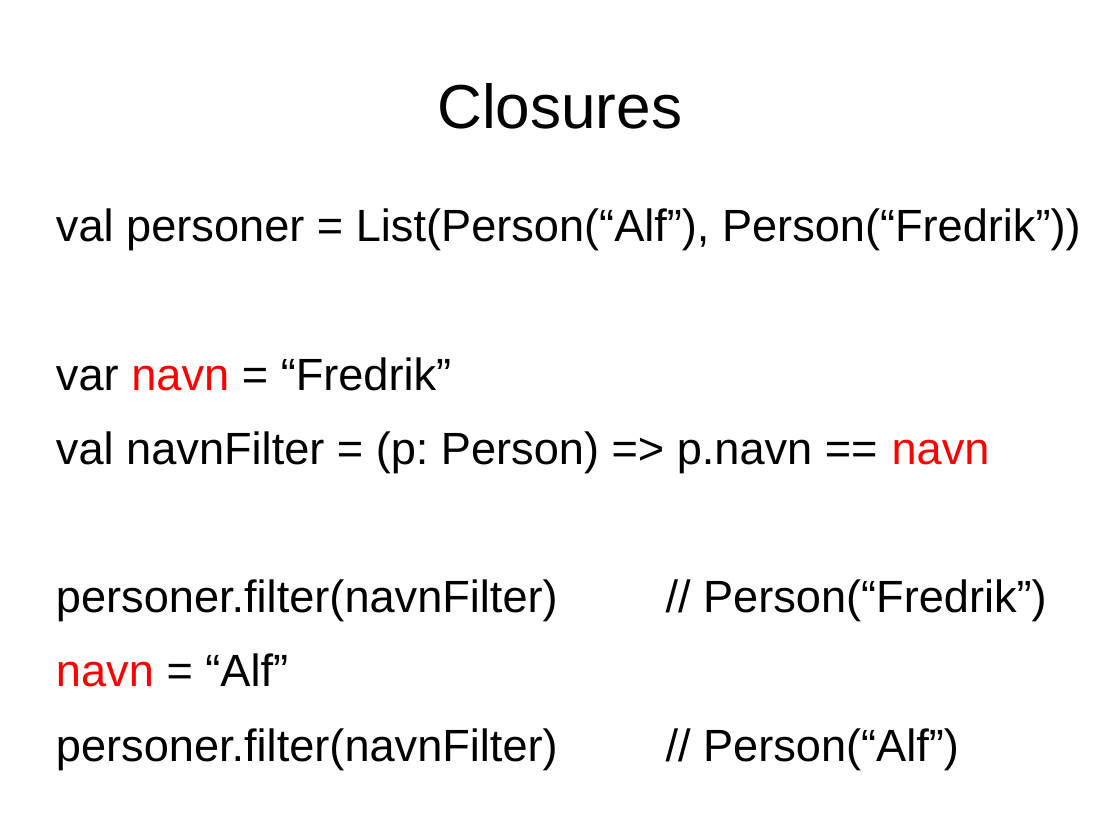
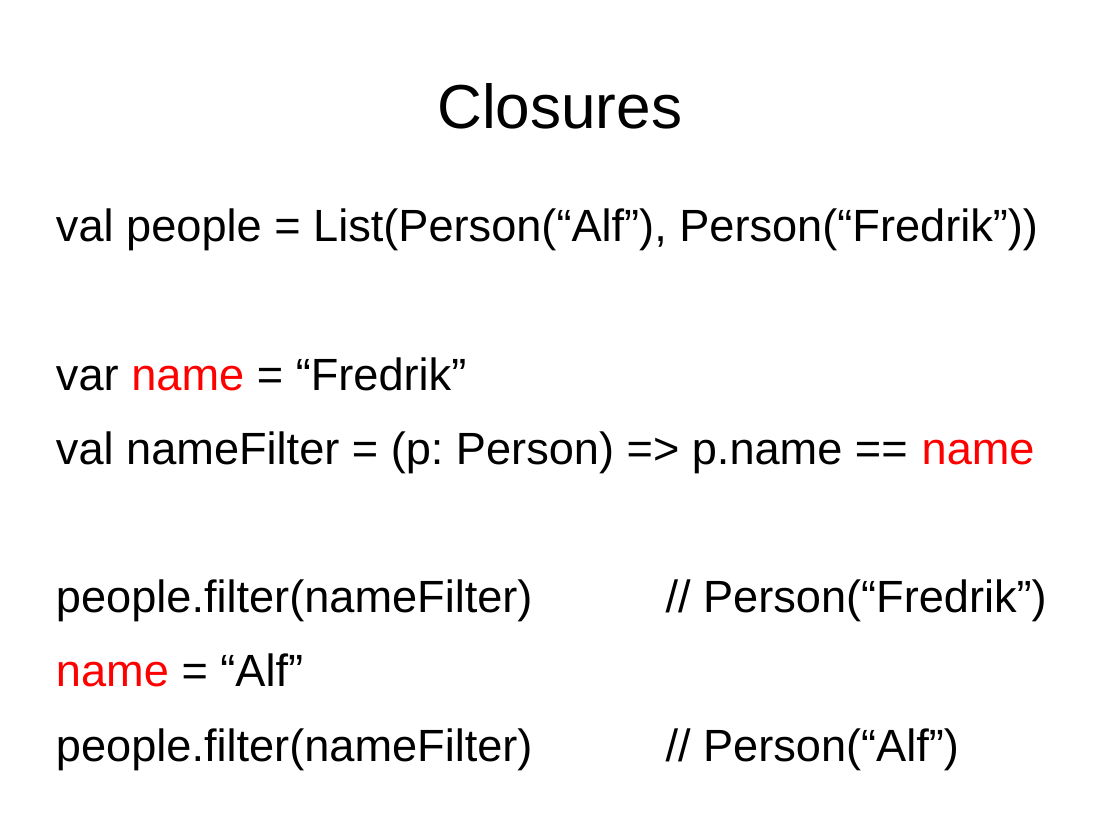
Before and after one commit to javaBin/scala-training-slides, a slide deck: slide 7 of 1.4 - firstclassfunctions.odp. Drawn at 1120x840 pixels with LibreOffice and Linux fonts; fonts in the diff are those of the drawing; background and template pictures are left out. Boxes give left, top, right and bottom in pixels: in the first picture for what was removed or moved away, otherwise in the second. Text is boxed around its words. In the diff, an @@ line names an element or a change of style, - is before the commit and + after.

```diff
--- a/1.4 - firstclassfunctions.odp
+++ b/1.4 - firstclassfunctions.odp
@@ text at (56,208,1047,769): text changed @@
-val personer = List(Person(“Alf”), Person(“Fredrik”))
-var navn = “Fredrik”
-val navnFilter = (p: Person) => p.navn == navn
-personer.filter(navnFilter) // Person(“Fredrik”)
-navn = “Alf”
-personer.filter(navnFilter) // Person(“Alf”)
+val people = List(Person(“Alf”), Person(“Fredrik”))
+var name = “Fredrik”
+val nameFilter = (p: Person) => p.name == name
+people.filter(nameFilter) // Person(“Fredrik”)
+name = “Alf”
+people.filter(nameFilter) // Person(“Alf”)
```
Also in this commit, not shown: 3 other slides changed, 11 other files.
